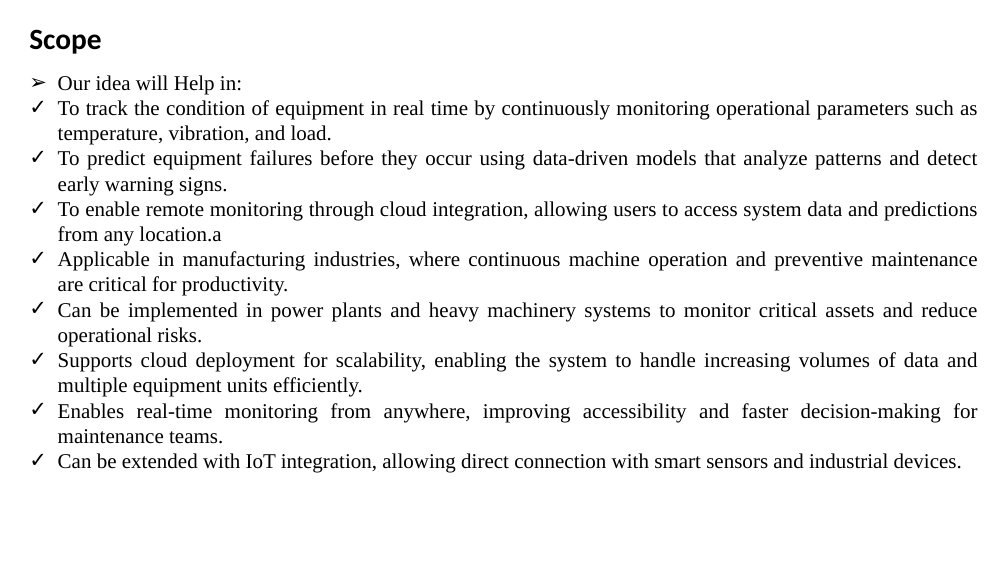
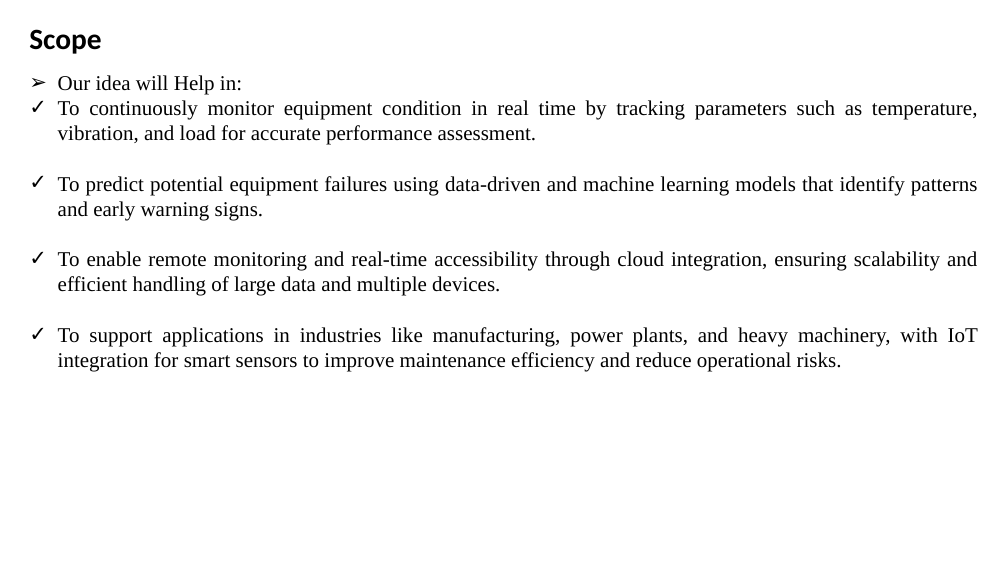
Before and after one commit to megh193/proactiveEquipmentCare, a slide deck: slide 6 of docs/Clg 2nd review.pptx. Drawn at 1008x567 pixels with LibreOffice and Linux fonts; fonts in the diff are those of the drawing. Boxes give left, top, right and bottom in pixels: in the first picture for what was removed or moved away, otherwise in the second. Text is boxed around its words. In the diff, an @@ line names an element or a change of style, - is before the commit and + after.

Commit message:
Added Updated PPT

```diff
--- a/docs/Clg 2nd review.pptx
+++ b/docs/Clg 2nd review.pptx
@@ text at [58, 100, 978, 372]: text changed @@
-✓ To track the condition of equipment in real time by continuously monitoring operational parameters such as temperature, vibration, and load.
-✓ To predict equipment failures before they occur using data-driven models that analyze patterns and detect early warning signs.
-✓ To enable remote monitoring through cloud integration, allowing users to access system data and predictions from any location.a
-✓ Applicable in manufacturing industries, where continuous machine operation and preventive maintenance are critical for productivity.
-✓ Can be implemented in power plants and heavy machinery systems to monitor critical assets and reduce operational risks.
-✓ Supports cloud deployment for scalability, enabling the system to handle increasing volumes of data and multiple equipment units efficiently.
-✓ Enables real-time monitoring from anywhere, improving accessibility and faster decision-making for maintenance teams.
-✓ Can be extended with IoT integration, allowing direct connection with smart sensors and industrial devices.
+✓ To continuously monitor equipment condition in real time by tracking parameters such as temperature, vibration, and load for accurate performance assessment.
+✓ To predict potential equipment failures using data-driven and machine learning models that identify patterns and early warning signs.
+✓ To enable remote monitoring and real-time accessibility through cloud integration, ensuring scalability and efficient handling of large data and multiple devices.
+✓ To support applications in industries like manufacturing, power plants, and heavy machinery, with IoT integration for smart sensors to improve maintenance efficiency and reduce operational risks.
```
Also in this commit, not shown: 6 other slides changed, 2 other files.
